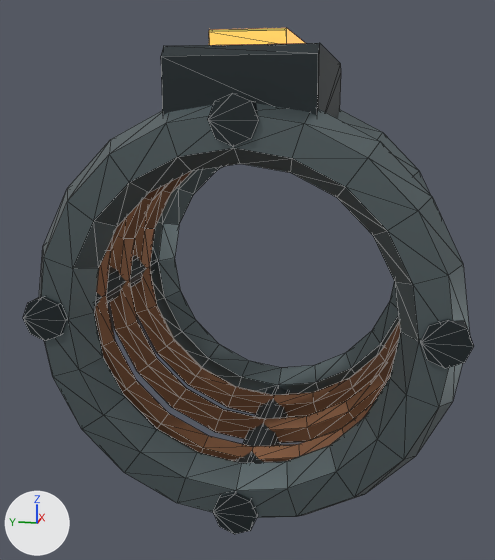
What one commit did to the glTF model client/art-assets/capacitor_coil.glb.
Before and after are seen from a camera (50 mm lens) standing at (-0.2716, -0.0469, 0.0706) and looking at (-0.0033, 0.0068, 0.0035). Arrows for +X, +Y and +Z are at lower left; the lights stay in place. The first picture is the older version. Mesh edges are drawn as thin lines. Vertices at exactly the same position are counted once.

Objects in the first picture: 'capacitor_coil'.
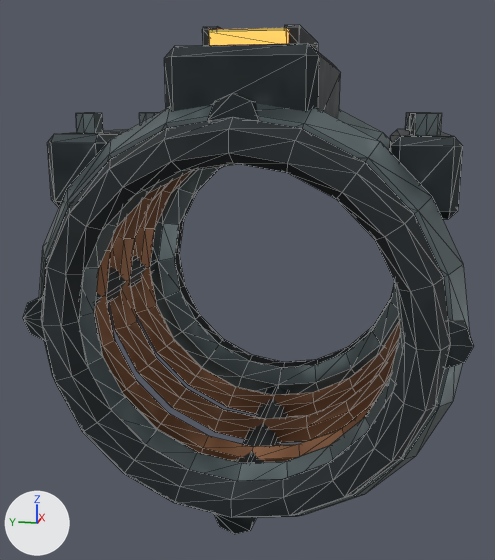
Where the change shows, as pixel boxes (x1, y1, x2, y2) in the pictures (495 x 560 px; the box of a moved part takes in the faces that stretch with it):
'capacitor_coil', reshaped: before (23, 28, 474, 534); after (23, 25, 474, 534)
part 1 of me_capacitor_coil, added: after (76, 113, 103, 133)
part 2 of me_capacitor_coil, added: after (139, 113, 157, 123)
part 3 of me_capacitor_coil, added: after (410, 113, 442, 136)
part 4 of me_capacitor_coil, added: after (405, 113, 411, 130)
part 5 of me_capacitor_coil, moved or reshaped: before (161, 43, 341, 119); after (202, 27, 221, 45)
part 6 of me_capacitor_coil, added: after (284, 25, 318, 51)
part 7 of me_capacitor_coil, added: after (41, 117, 450, 518)
part 8 of me_capacitor_coil, added (mostly hidden): after (175, 169, 390, 368)
part 9 of me_capacitor_coil, added: after (164, 43, 341, 119)
part 10 of me_capacitor_coil, added: after (47, 129, 128, 207)
part 11 of me_capacitor_coil, added: after (390, 129, 463, 219)
part 12 of me_capacitor_coil, surface changed: (40, 109, 458, 518) in both

What changed in the scene script:
```text
Add img_image_11:
    img_image_11 = load_image('Image_11', '_unpacked/Image_11', 64, 64, 'Non-Color')
Add img_image_10:
    img_image_10 = load_image('Image_10', '_unpacked/Image_10', 64, 64, 'Non-Color')
Add img_image_9:
    img_image_9 = load_image('Image_9', '_unpacked/Image_9', 64, 64, 'sRGB')
Add mat_black:
    mat_black = bpy.data.materials.new('black')
    # uses the picture img_image_10
    # uses the picture img_image_11
    # uses the picture img_image_9
Change me_capacitor_coil:
    used by ob_capacitor_coil; location = (0.0, 0.0, 0.0)
    remove me_capacitor_coil.from_pydata(...)  # 747 vertices, 1368 faces; spans x -0.06..0.06, y -0.076..0.076, z -0.076..0.097
    add me_capacitor_coil.from_pydata(...)  # 1151 vertices, 2120 faces; spans x -0.066..0.066, y -0.076..0.076, z -0.076..0.098
    me_capacitor_coil part 1: a new loose piece, an 8-sided cylinder along z spanning x -0.038..-0.028, y 0.054..0.064, z 0.063..0.07, in mat_steel
    me_capacitor_coil part 2: a new loose piece, an 8-sided cylinder along z spanning x 0.028..0.038, y 0.054..0.064, z 0.063..0.07, in mat_steel
    me_capacitor_coil part 3: a new loose piece, an 8-sided cylinder along z spanning x -0.038..-0.028, y -0.064..-0.054, z 0.063..0.07, in mat_steel
    me_capacitor_coil part 4: a new loose piece, an 8-sided cylinder along z spanning x 0.028..0.038, y -0.064..-0.054, z 0.063..0.07, in mat_steel
    me_capacitor_coil part 5: the loose piece of 16 vertices spanning x -0.052..0.052, y -0.025..0.025, z 0.063..0.091 is scaled about its middle by (0.631, 0.1, 0.25), then moved by (0.0, 0.014, 0.018), in mat_black
    me_capacitor_coil part 6: the loose piece of 16 vertices spanning x -0.038..0.038, y -0.013..0.013, z 0.091..0.097 is copied, and the copy is scaled about its middle by (0.864, 0.192, 1.17), then moved by (0.0, -0.014, 0.001), in mat_black; it spans x -0.032..0.032, y -0.016..-0.012, z 0.091..0.098
    me_capacitor_coil part 7: a new loose piece of 126 vertices spanning x -0.066..-0.054, y -0.069..0.069, z -0.069..0.069, in mat_black
    me_capacitor_coil part 8: a new loose piece of 126 vertices spanning x 0.054..0.066, y -0.069..0.069, z -0.069..0.069, in mat_black
    me_capacitor_coil part 9: a new loose piece of 24 vertices spanning x -0.052..0.052, y -0.025..0.025, z 0.063..0.091, in mat_frame
    me_capacitor_coil part 10: a new loose piece of 24 vertices spanning x -0.047..0.047, y 0.048..0.07, z 0.037..0.063, in mat_frame
    me_capacitor_coil part 11: a new loose piece of 24 vertices spanning x -0.047..0.047, y -0.07..-0.048, z 0.037..0.063, in mat_frame
    me_capacitor_coil part 12: 1312 kept faces spanning x -0.06..0.06, y -0.076..0.076, z -0.076..0.076 get new texture (UV) coordinates
    add me_capacitor_coil.materials.append(mat_black)
```
